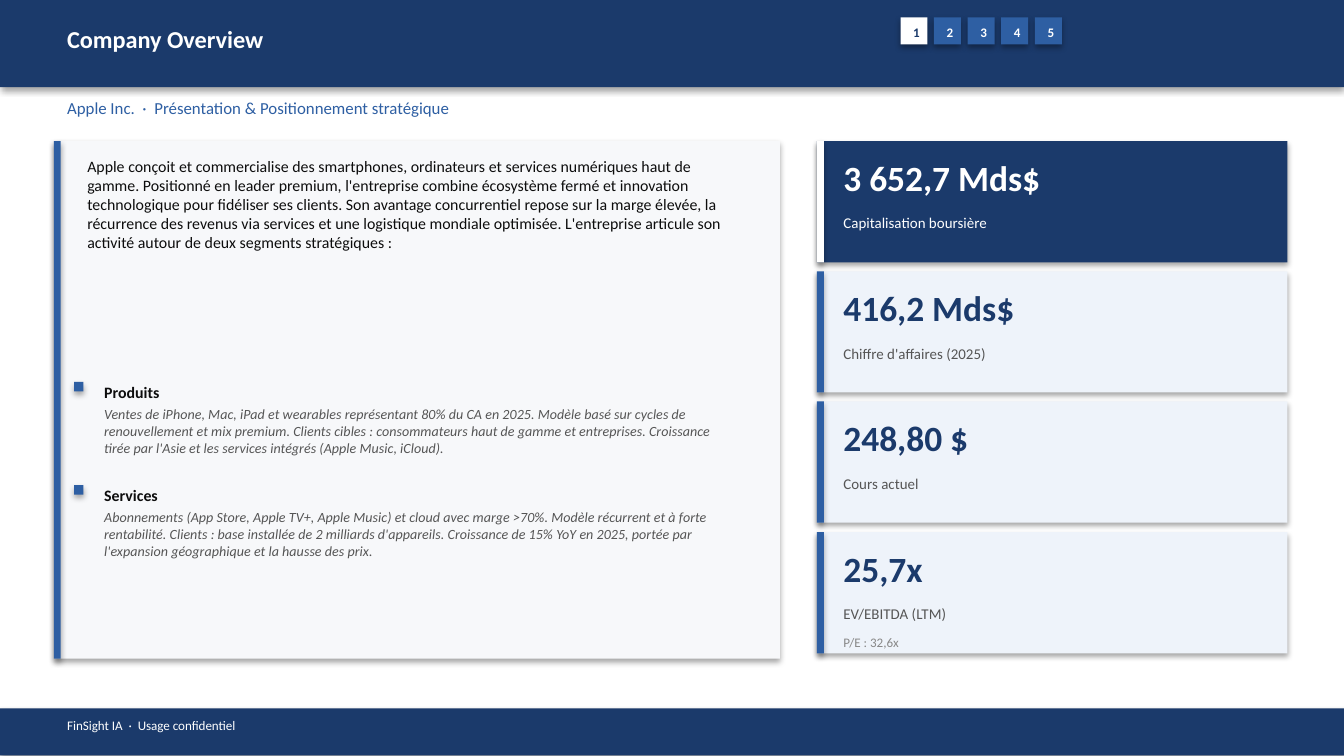
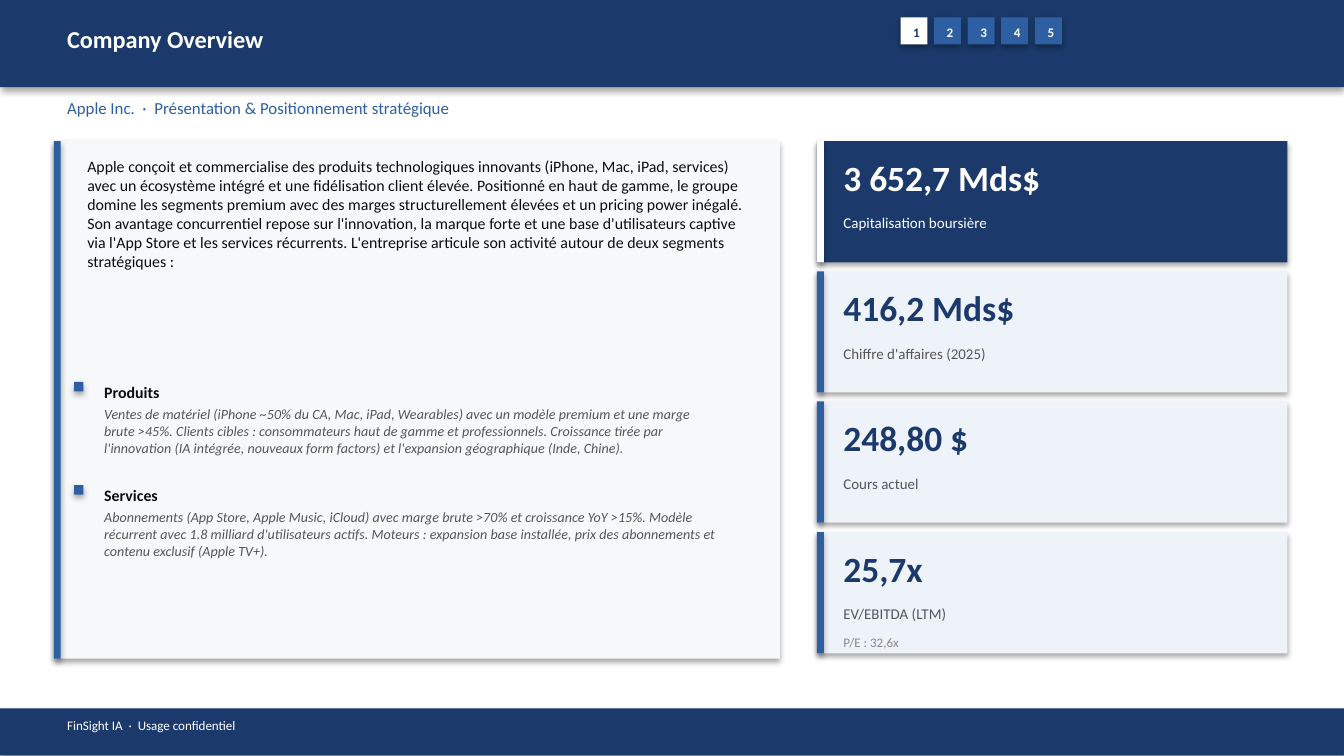
Before and after one commit to baptistejeh07-art/finsight-ia, a slide deck: slide 5 of preview/AAPL/AAPL_pitchbook.pptx. Drawn at 1344x756 pixels with LibreOffice and Linux fonts; fonts in the diff are those of the drawing. Boxes give left, top, right and bottom in pixels: in the first picture for what was removed or moved away, otherwise in the second. Text is boxed around its words. In the diff, an @@ line names an element or a change of style, - is before the commit and + after.

```diff
--- a/preview/AAPL/AAPL_pitchbook.pptx
+++ b/preview/AAPL/AAPL_pitchbook.pptx
@@ text at [87, 160, 742, 270]: text changed @@
-Apple conçoit et commercialise des smartphones, ordinateurs et services numériques haut de gamme. Positionné en leader premium, l'entreprise combine écosystème fermé et innovation technologique pour fidéliser ses clients. Son avantage concurrentiel repose sur la marge élevée, la récurrence des revenus via services et une logistique mondiale optimisée. L'entreprise articule son activité autour de deux segments stratégiques :
+Apple conçoit et commercialise des produits technologiques innovants (iPhone, Mac, iPad, services) avec un écosystème intégré et une fidélisation client élevée. Positionné en haut de gamme, le groupe domine les segments premium avec des marges structurellement élevées et un pricing power inégalé. Son avantage concurrentiel repose sur l'innovation, la marque forte et une base d'utilisateurs captive via l'App Store et les services récurrents. L'entreprise articule son activité autour de deux segments stratégiques :
@@ text at [104, 409, 690, 456]: text changed @@
-Ventes de iPhone, Mac, iPad et wearables représentant 80% du CA en 2025. Modèle basé sur cycles de renouvellement et mix premium. Clients cibles : consommateurs haut de gamme et entreprises. Croissance tirée par l'Asie et les services intégrés (Apple Music, iCloud).
+Ventes de matériel (iPhone ~50% du CA, Mac, iPad, Wearables) avec un modèle premium et une marge brute >45%. Clients cibles : consommateurs haut de gamme et professionnels. Croissance tirée par l'innovation (IA intégrée, nouveaux form factors) et l'expansion géographique (Inde, Chine).
@@ text at [104, 512, 715, 559]: text changed @@
-Abonnements (App Store, Apple TV+, Apple Music) et cloud avec marge >70%. Modèle récurrent et à forte rentabilité. Clients : base installée de 2 milliards d'appareils. Croissance de 15% YoY en 2025, portée par l'expansion géographique et la hausse des prix.
+Abonnements (App Store, Apple Music, iCloud) avec marge brute >70% et croissance YoY >15%. Modèle récurrent avec 1.8 milliard d'utilisateurs actifs. Moteurs : expansion base installée, prix des abonnements et contenu exclusif (Apple TV+).
```
Also in this commit, not shown: 14 other slides changed, 4 other files.
